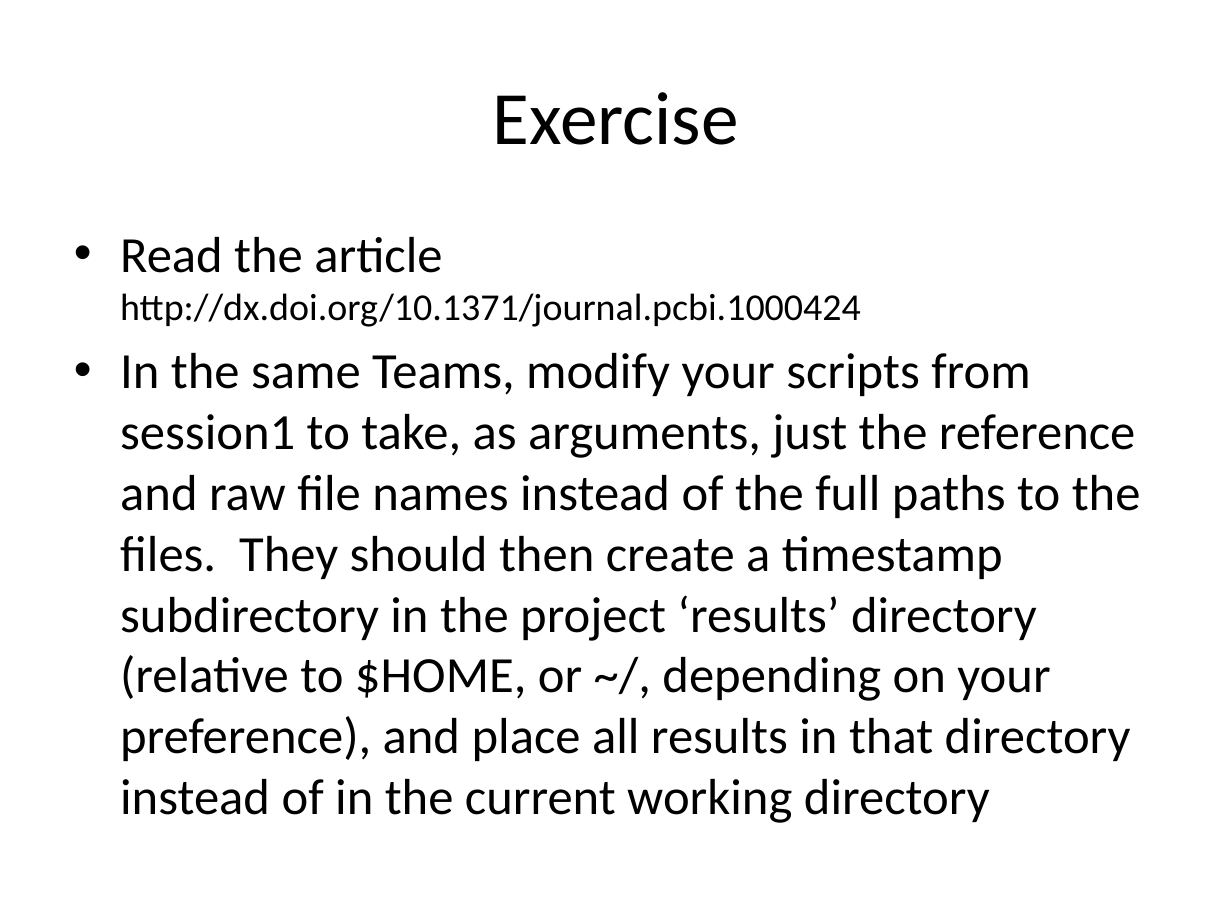
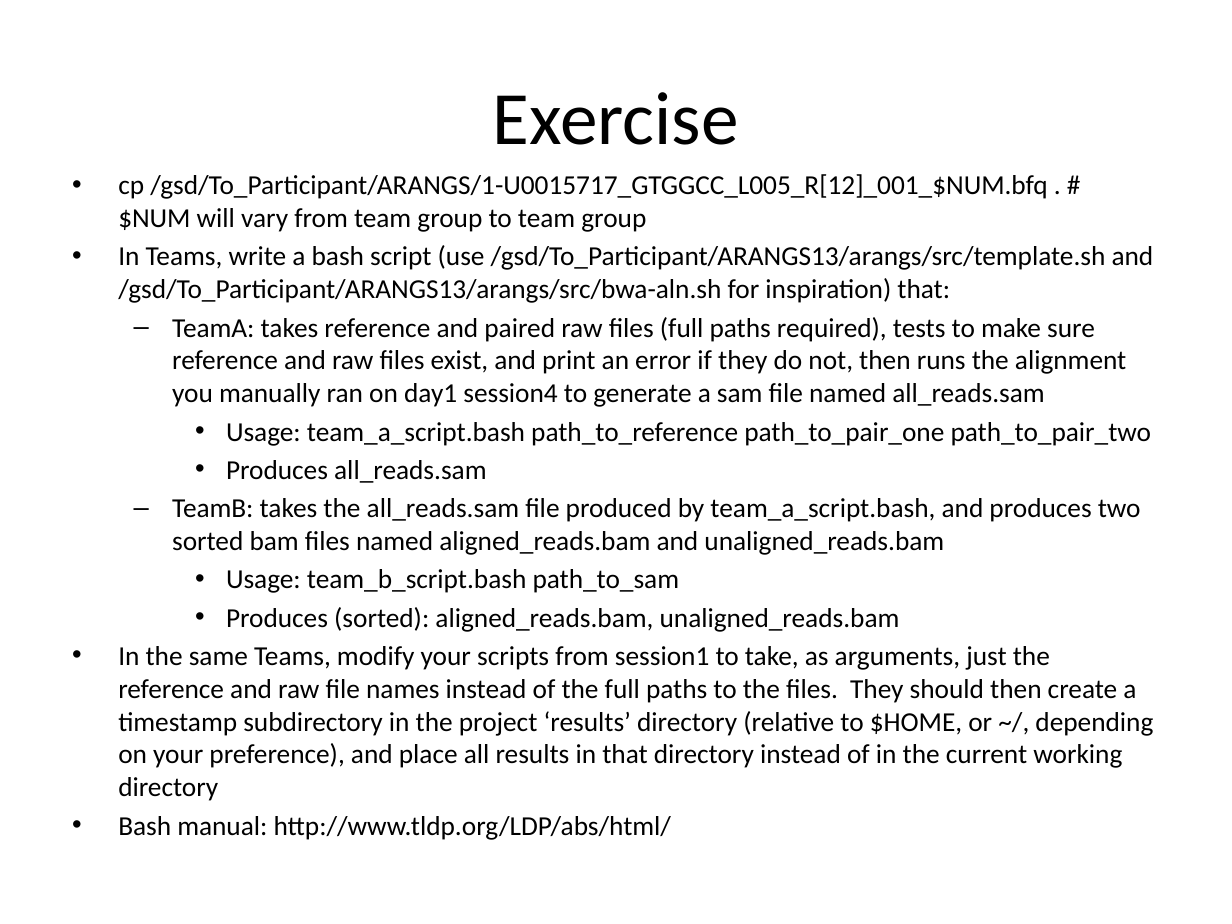
Before and after one commit to naturalis/arangs, a slide deck: slide 6 of doc/slides/day2/session2/ProjectOrg.pptx. Drawn at 1232x924 pixels with LibreOffice and Linux fonts; fonts in the diff are those of the drawing. Boxes give left, top, right and bottom in pixels: in the first picture for what was removed or moved away, otherwise in the second. Text is boxed around its words. In the diff, an @@ line names an element or a change of style, - is before the commit and + after.

Commit message:
tweaked paths

```diff
--- a/doc/slides/day2/session2/ProjectOrg.pptx
+++ b/doc/slides/day2/session2/ProjectOrg.pptx
@@ text "cp /gsd/To_Participant/ARANGS/1-U0015717_GTGGCC_L005_R[12]_0 ...": place and size @@
-text "cp /gsd/To_Participant/ARANGS/1-U0015717_GTGGCC_L005_R[12]_0 ..." at bbox=[120, 237, 1141, 823]
+text "cp /gsd/To_Participant/ARANGS/1-U0015717_GTGGCC_L005_R[12]_0 ..." at bbox=[118, 174, 1154, 840]
@@ text at bbox=[118, 174, 1154, 632]: text changed; size 22.2 to 16 pt @@
-• Read the article
-  http://dx.doi.org/10.1371/journal.pcbi.1000424
+• cp /gsd/To_Participant/ARANGS/1-U0015717_GTGGCC_L005_R[12]_001_$NUM.bfq . # $NUM will vary from team group to team group
+• In Teams, write a bash script (use /gsd/To_Participant/ARANGS13/arangs/src/template.sh and /gsd/To_Participant/ARANGS13/arangs/src/bwa-aln.sh for inspiration) that:
+  – TeamA: takes reference and paired raw files (full paths required), tests to make sure reference and raw files exist, and print an error if they do not, then runs the alignment you manually ran on day1 session4 to generate a sam file named all_reads.sam
+    • Usage: team_a_script.bash path_to_reference path_to_pair_one path_to_pair_two
+    • Produces all_reads.sam
+  – TeamB: takes the all_reads.sam file produced by team_a_script.bash, and produces two sorted bam files named aligned_reads.bam and unaligned_reads.bam
+    • Usage: team_b_script.bash path_to_sam
+    • Produces (sorted): aligned_reads.bam, unaligned_reads.bam
@@ text at bbox=[118, 646, 1153, 801]: size 29.6 to 16 pt in "In the same Teams, modify your scripts ..."; less space between paragraphs @@
@@ text at bbox=[118, 816, 671, 840]: paragraph added @@
+• Bash manual: http://www.tldp.org/LDP/abs/html/
```
Also in this commit, not shown: 1 other file.
